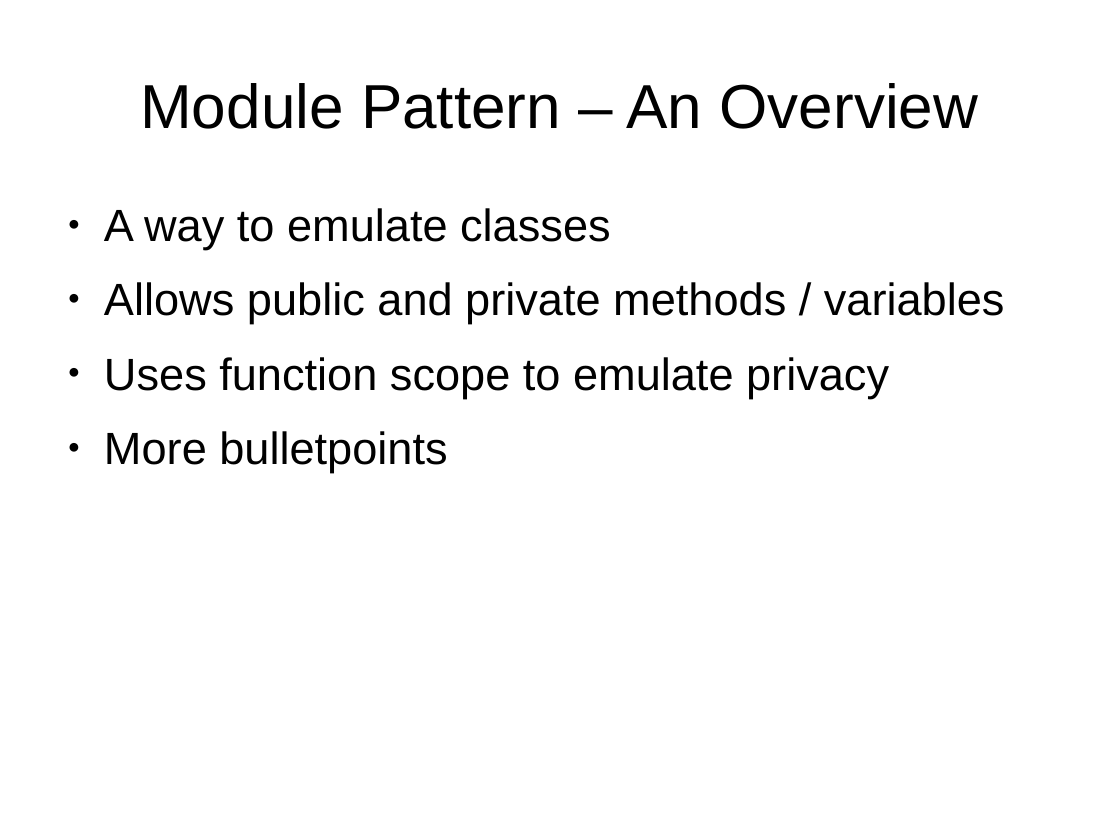
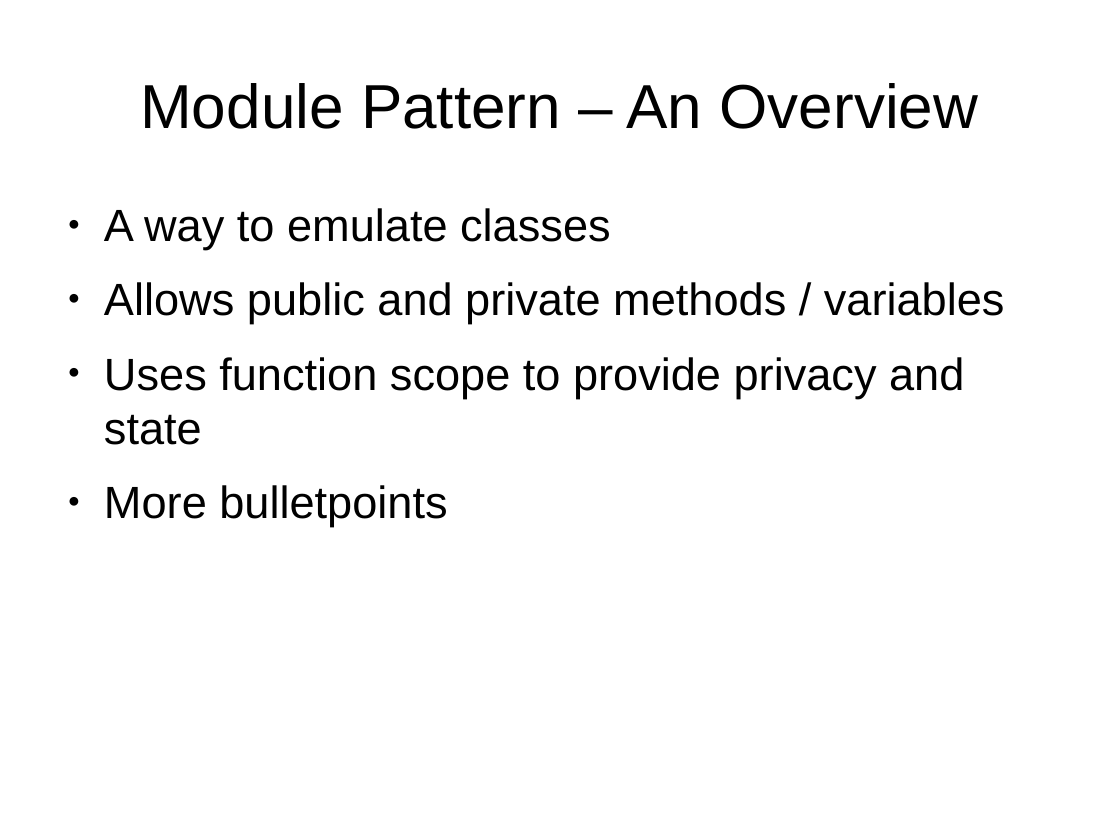
Before and after one commit to sattler/javascript-seminar-2015, a slide deck: slide 3 of presentation/Presentation.odp. Drawn at 1120x840 pixels with LibreOffice and Linux fonts; fonts in the diff are those of the drawing. Boxes give left, top, right and bottom in pixels: in the first picture for what was removed or moved away, otherwise in the second. Text is boxed around its words. In the diff, an @@ line names an element or a change of style, - is before the commit and + after.

```diff
--- a/presentation/Presentation.odp
+++ b/presentation/Presentation.odp
@@ text at (104, 357, 964, 445): text changed @@
-● Uses function scope to emulate privacy
+● Uses function scope to provide privacy and state
```
Also in this commit, not shown: 1 other slide changed, 1 slide added.
